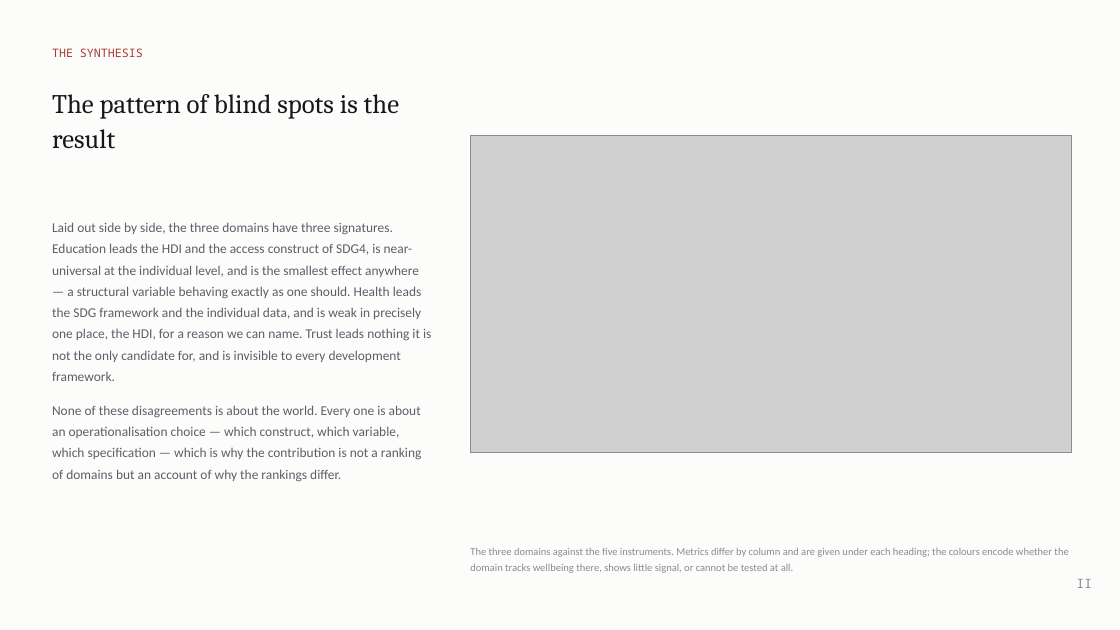
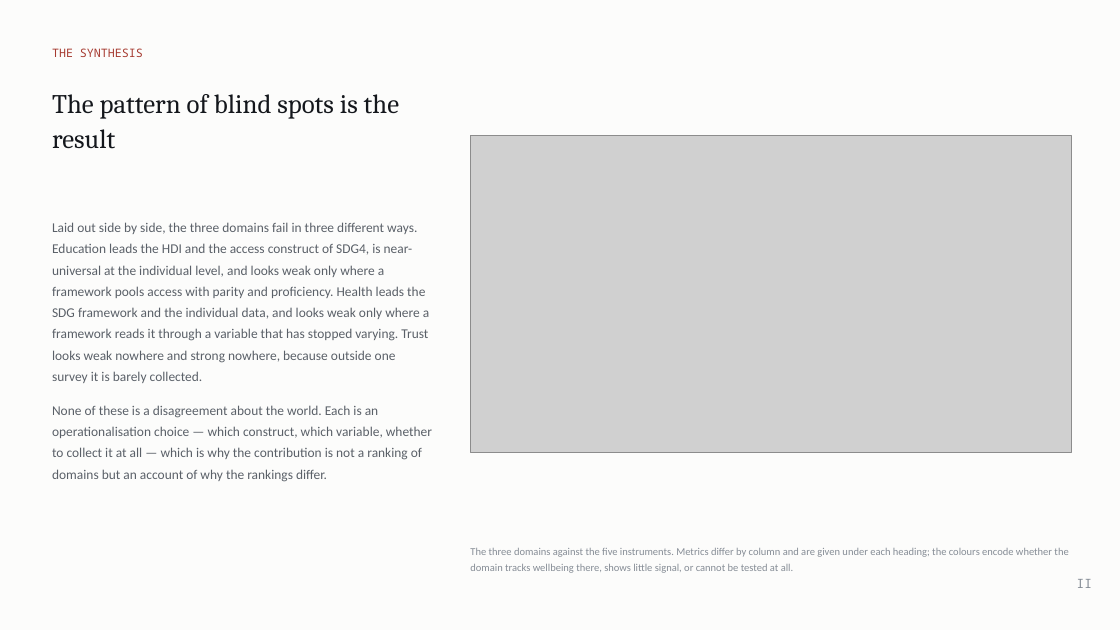
Before and after one commit to cwejnert/HDI-Happiness, a slide deck: slide 21 of deck/Measured_Where_It_Varies.pptx (slide 22 before the commit). Drawn at 1120x630 pixels with LibreOffice and Linux fonts; fonts in the diff are those of the drawing; grey boxes stand for pictures. Boxes give left, top, right and bottom in pixels: in the first picture for what was removed or moved away, otherwise in the second. Text is boxed around its words. In the diff, an @@ line names an element or a change of style, - is before the commit and + after.

```diff
--- a/deck/Measured_Where_It_Varies.pptx
+++ b/deck/Measured_Where_It_Varies.pptx
@@ text at (52, 222, 432, 482): text changed @@
-Laid out side by side, the three domains have three signatures. Education leads the HDI and the access construct of SDG4, is near-universal at the individual level, and is the smallest effect anywhere — a structural variable behaving exactly as one should. Health leads the SDG framework and the individual data, and is weak in precisely one place, the HDI, for a reason we can name. Trust leads nothing it is not the only candidate for, and is invisible to every development framework.
-None of these disagreements is about the world. Every one is about an operationalisation choice — which construct, which variable, which specification — which is why the contribution is not a ranking of domains but an account of why the rankings differ.
+Laid out side by side, the three domains fail in three different ways. Education leads the HDI and the access construct of SDG4, is near-universal at the individual level, and looks weak only where a framework pools access with parity and proficiency. Health leads the SDG framework and the individual data, and looks weak only where a framework reads it through a variable that has stopped varying. Trust looks weak nowhere and strong nowhere, because outside one survey it is barely collected.
+None of these is a disagreement about the world. Each is an operationalisation choice — which construct, which variable, whether to collect it at all — which is why the contribution is not a ranking of domains but an account of why the rankings differ.
```
Also in this commit, not shown: 6 other slides changed, 1 slide removed, 1 other file.
